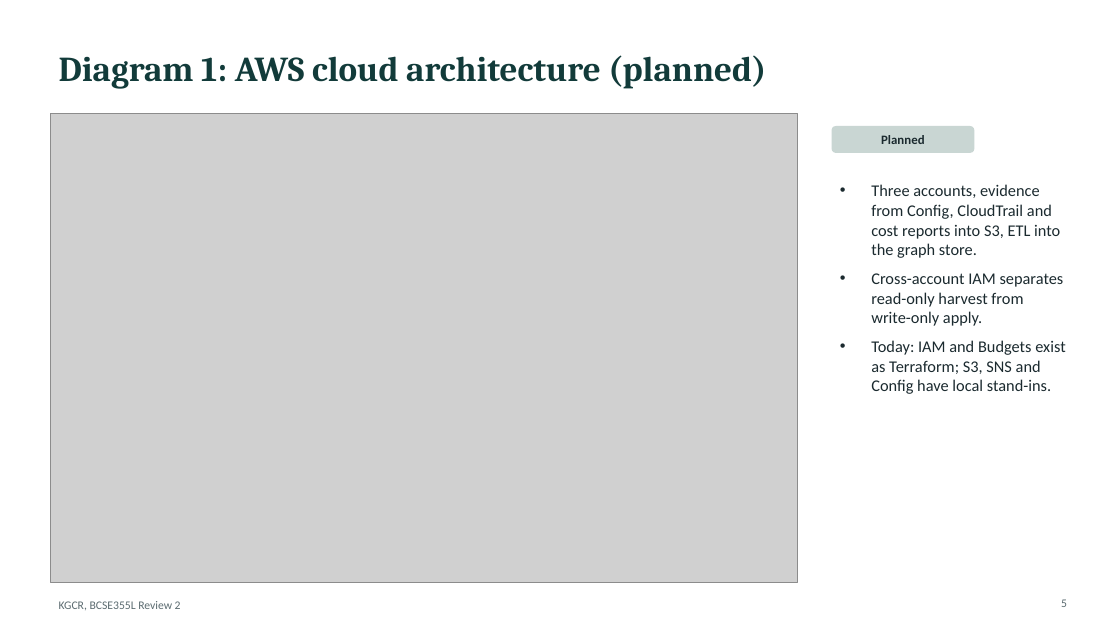
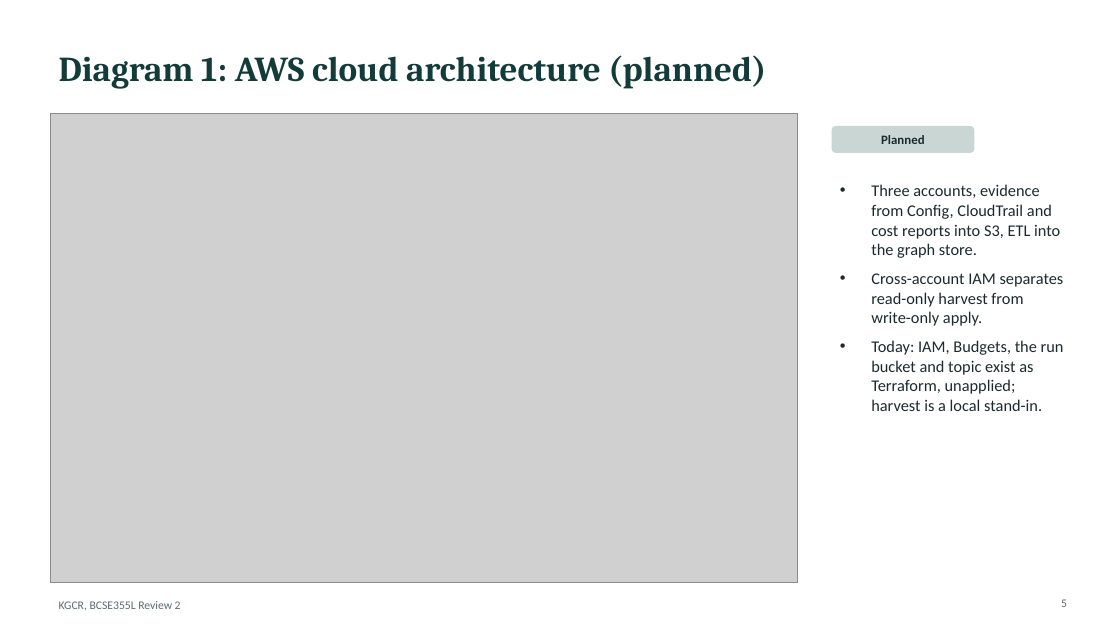
Before and after one commit to uditdaftary/KGCR_Cloud_Project_2026, a slide deck: slide 5 of presentation/KGCR_Review2.pptx. Drawn at 1120x630 pixels with LibreOffice and Linux fonts; fonts in the diff are those of the drawing; grey boxes stand for pictures. Boxes give left, top, right and bottom in pixels: in the first picture for what was removed or moved away, otherwise in the second. Text is boxed around its words. In the diff, an @@ line names an element or a change of style, - is before the commit and + after.

Commit message:
docs: reflect the AWS adapters and Terraform in report, README and deck

```diff
--- a/presentation/KGCR_Review2.pptx
+++ b/presentation/KGCR_Review2.pptx
@@ text at (x1=871, y1=340, x2=1064, y2=411): text changed @@
-• Today: IAM and Budgets exist as Terraform; S3, SNS and Config have local stand-ins.
+• Today: IAM, Budgets, the run bucket and topic exist as Terraform, unapplied; harvest is a local stand-in.
```
Also in this commit, not shown: 3 other slides changed, 3 other files.
